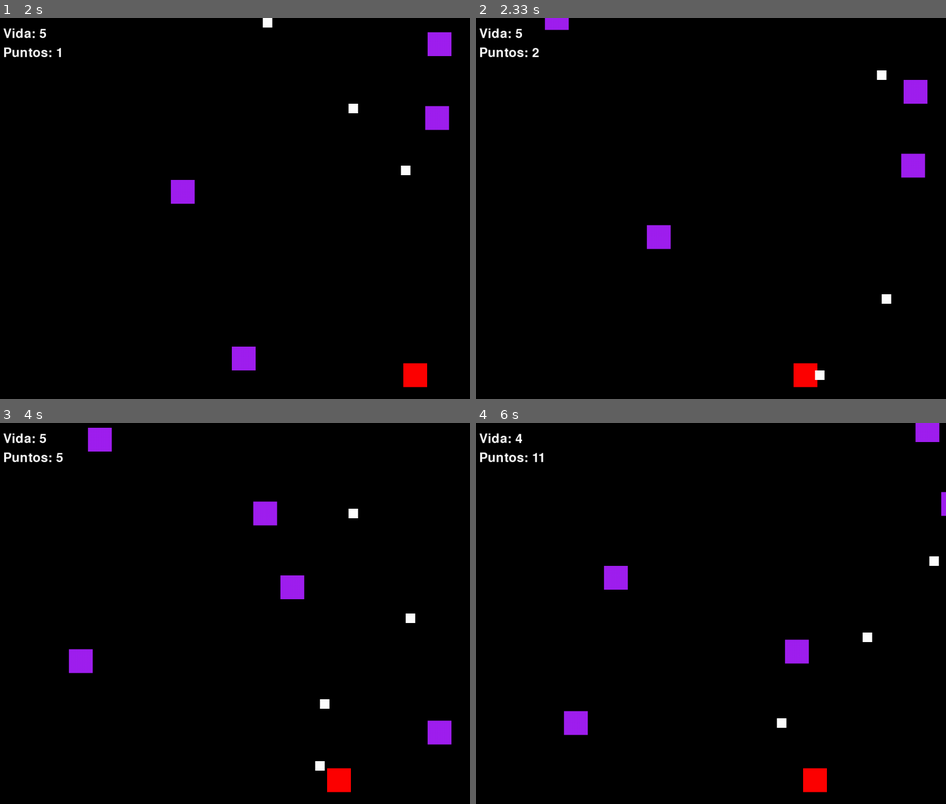
Above: before the commit, frames 1-4 (two rows, left to right).
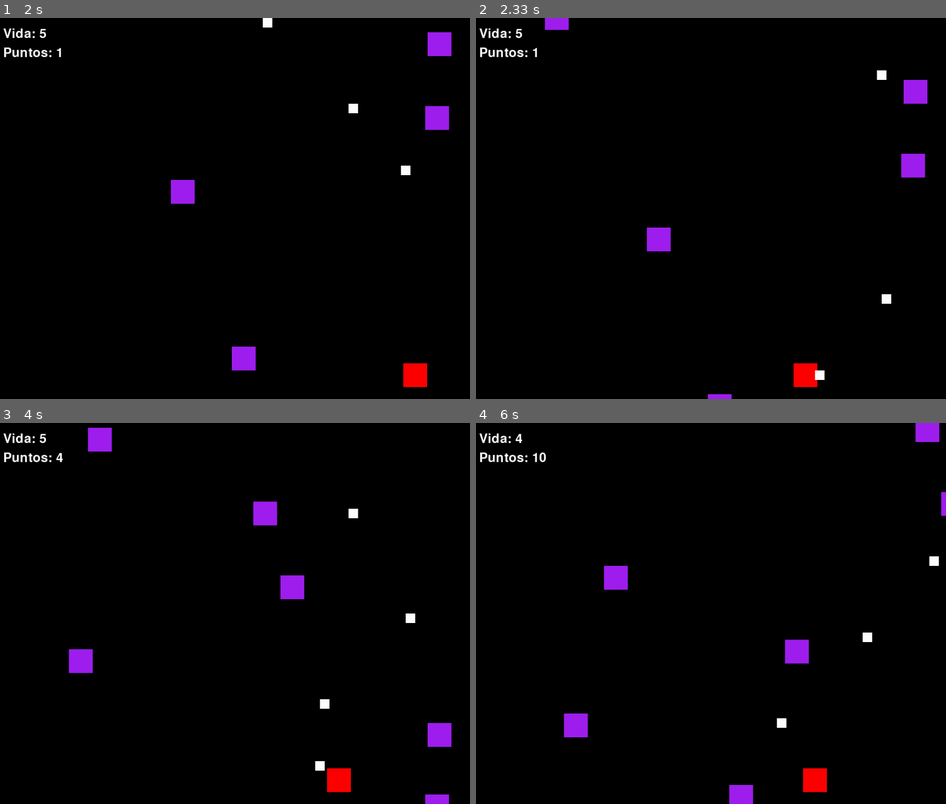
Above: after the commit, the same moments.

Repository: jocsanmj/Pygame
Game: pygame game, started from Game/pygame1.py
The game is run twice, just before and just after one commit, with the same random seed, the same clock (stepped at 60 frames per second) and the same inputs.
Inputs:
- Up to frame 1 (2 s): tap Space at 0.33, 0.73, 1.03, 1.23, 1.53, 1.73 s; hold D 0.67-1.13 s; hold D 1.17-1.63 s; hold A from 1.67 s (still down)
- Up to frame 2 (2.33 s): tap Space at 2.03, 2.3 s; release A at 2.2 s; hold A from 2.23 s (still down)
- Up to frame 3 (4 s): tap Space at 2.6, 2.73, 3.03, 3.4, 3.7, 3.9 s; release A at 2.63 s; hold D 2.67-3.3 s; hold A 3.33-3.8 s; hold D from 3.83 s (still down)
- Up to frame 4 (6 s): tap Space at 4.2, 4.4, 4.7, 4.9, 5.2, 5.47, 5.77, 5.9 s; release D at 4.3 s; hold D 4.33-4.8 s; hold A 4.83-5.37 s; hold A 5.4-5.8 s; hold D from 5.83 s (still down)

Frame 1 is identical in both runs. In frame 2, 0.2% of the frame differs, in the area x 11-55%, y 7-100%; in frame 3, 0.2%; in frame 4, 0.4%, in the area x 13-60%, y 7-100%.

Commit message:
ci: the enemy disappears after crossing the entire screen

Diff:
--- a/Game/pygame1.py
+++ b/Game/pygame1.py
@@ -105,7 +105,7 @@
             print(f"Te quedan {vidas} Vidas")  # Muestra el número de vidas restantes.
             enemigos.remove(enemigo)  # Elimina al enemigo que colisionó.
 
-        if enemigo.y + enemigo.alto > ALTO: #Si el enemigo pasa debajo de la pantalla
+        if enemigo.y > ALTO: #Si el enemigo pasa debajo de la pantalla
             puntos += 1 #Sumamos un punto
             enemigos.remove(enemigo) #Eiminamos el cuadro enemigo para dar el punto al jugador
 
